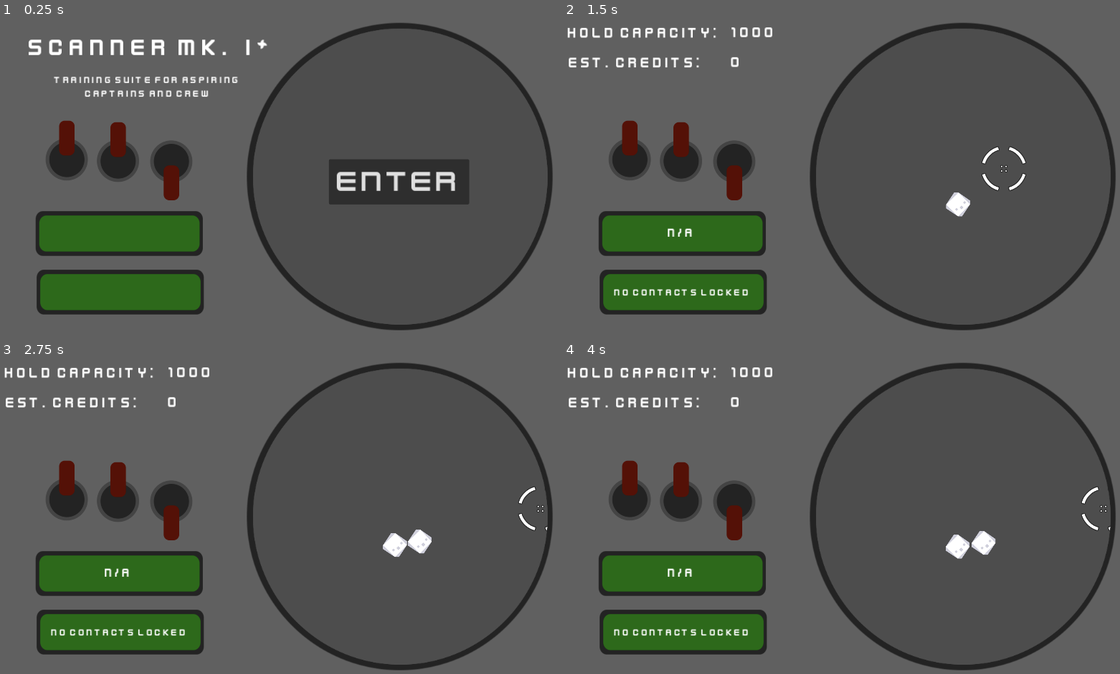
Above: before the commit, frames 1-4 (two rows, left to right).
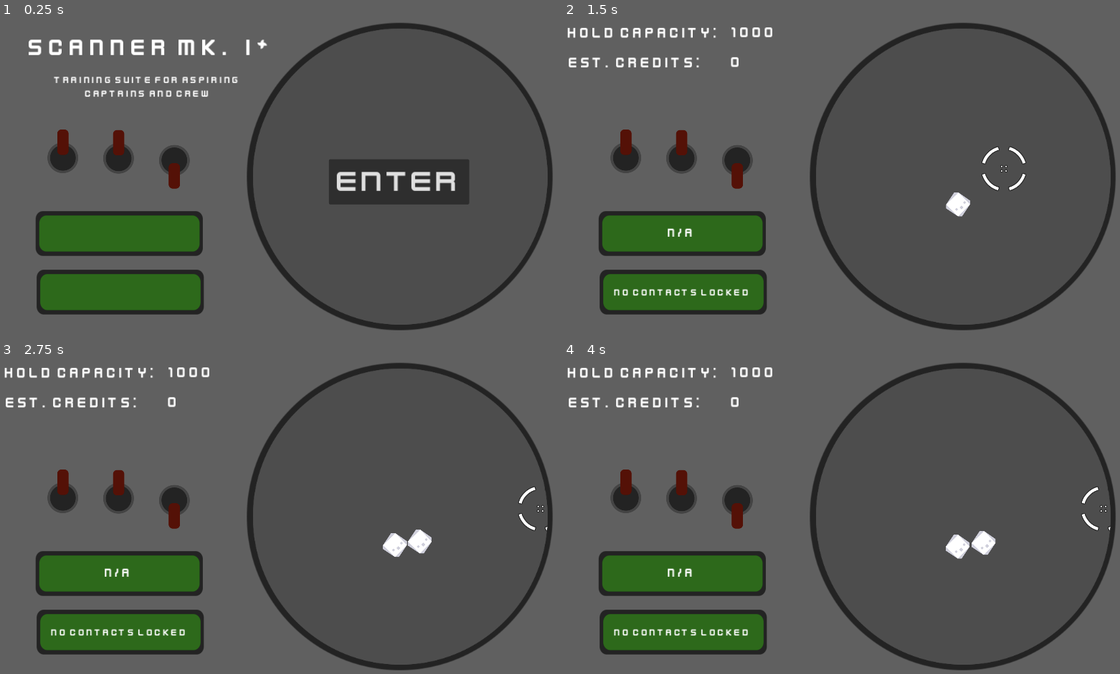
Above: after the commit, the same moments.

Repository: ubcs-io/simple_scanner
Game: Godot game, scene res://main.tscn
Two runs of this game, one before a commit and one after it. Both use one fixed random seed, a clock stepped at 60 frames per second and the inputs below.
Inputs:
- Up to frame 1 (0.25 s): no input
- Up to frame 2 (1.5 s): click "Enter" at 0.5 s; tap Enter at 1.25 s; hold D (move_right) from 1.28 s (still down); hold Space (space) from 1.28 s (still down)
- Up to frame 3 (2.75 s): release D (move_right) at 2.03 s; release Space (space) at 2.03 s; hold S (move_down) from 2.03 s (still down); tap Space (space) at 2.1 s
- Up to frame 4 (4 s): tap Space (space) at 2.75, 3.6 s; release S (move_down) at 2.78 s; hold D (move_right) 2.78-3.53 s; hold Space (space) 2.78-3.53 s; tap Enter at 3.5 s; hold W (move_up) from 3.53 s (still down)

The runs differ from the first frame. In frame 1, 1.7% of the frame differs, in the area x 8-35%, y 32-58%; in frame 2, 1.7%; in frame 3, 1.7%; in frame 4, 1.7%.

Commit message:
Add new animations for hovering

Diff:
--- a/contacts/asteroid.gd
+++ b/contacts/asteroid.gd
@@ -37,3 +37,9 @@
 
 	if position.distance_to(Vector2(820, 315)) > 300:
 		self.queue_free()
+
+func isolate():
+	$sprite.animation = "isolated"
+
+func deselect():
+	$sprite.animation = "default"
--- a/contacts/asteroid.tscn
+++ b/contacts/asteroid.tscn
@@ -1,7 +1,9 @@
-[gd_scene load_steps=5 format=3 uid="uid://dwn6u82lnhgb4"]
+[gd_scene load_steps=7 format=3 uid="uid://dwn6u82lnhgb4"]
 
 [ext_resource type="Script" path="res://contacts/asteroid.gd" id="1_xigtp"]
 [ext_resource type="Texture2D" uid="uid://cbyi4l2rnppa2" path="res://assets/icons/meteor_squareDetailedLarge.png" id="2_p08oh"]
+[ext_resource type="Texture2D" uid="uid://crdbc1sihqp7y" path="res://assets/crosshairs/Outline/crosshair122.png" id="3_6getn"]
+[ext_resource type="Texture2D" uid="uid://dfs1ie2fxli2a" path="res://assets/crosshairs/Outline/crosshair121.png" id="4_632tb"]
 
 [sub_resource type="SpriteFrames" id="SpriteFrames_8dwoj"]
 animations = [{
@@ -12,6 +14,17 @@
 "loop": true,
 "name": &"default",
 "speed": 5.0
+}, {
+"frames": [{
+"duration": 1.0,
+"texture": ExtResource("3_6getn")
+}, {
+"duration": 1.0,
+"texture": ExtResource("4_632tb")
+}],
+"loop": true,
+"name": &"isolated",
+"speed": 5.0
 }]
 
 [sub_resource type="CircleShape2D" id="CircleShape2D_kfmgx"]
@@ -20,8 +33,9 @@
 [node name="asteroid" type="RigidBody2D"]
 gravity_scale = 0.0
 script = ExtResource("1_xigtp")
+metadata/_edit_group_ = true
 
-[node name="AnimatedSprite2D2" type="AnimatedSprite2D" parent="."]
+[node name="sprite" type="AnimatedSprite2D" parent="."]
 scale = Vector2(0.5, 0.5)
 sprite_frames = SubResource("SpriteFrames_8dwoj")
 
--- a/contacts/data.gd
+++ b/contacts/data.gd
@@ -35,3 +35,9 @@
 
 	if position.distance_to(Vector2(820, 315)) > 300:
 		self.queue_free()
+
+func isolate():
+	$sprite.animation = "isolated"
+
+func deselect():
+	$sprite.animation = "default"
--- a/contacts/data.tscn
+++ b/contacts/data.tscn
@@ -1,7 +1,9 @@
-[gd_scene load_steps=5 format=3 uid="uid://686omov3buvv"]
+[gd_scene load_steps=7 format=3 uid="uid://686omov3buvv"]
 
 [ext_resource type="Script" path="res://contacts/data.gd" id="1_nnnsj"]
 [ext_resource type="Texture2D" uid="uid://cttwvcmbjg11d" path="res://assets/crosshairs/White/crosshair073.png" id="2_lm5e8"]
+[ext_resource type="Texture2D" uid="uid://crdbc1sihqp7y" path="res://assets/crosshairs/Outline/crosshair122.png" id="3_po68p"]
+[ext_resource type="Texture2D" uid="uid://dfs1ie2fxli2a" path="res://assets/crosshairs/Outline/crosshair121.png" id="4_me72t"]
 
 [sub_resource type="SpriteFrames" id="SpriteFrames_8dwoj"]
 animations = [{
@@ -12,6 +14,17 @@
 "loop": true,
 "name": &"default",
 "speed": 5.0
+}, {
+"frames": [{
+"duration": 2.0,
+"texture": ExtResource("3_po68p")
+}, {
+"duration": 1.0,
+"texture": ExtResource("4_me72t")
+}],
+"loop": true,
+"name": &"isolated",
+"speed": 5.0
 }]
 
 [sub_resource type="CapsuleShape2D" id="CapsuleShape2D_mbyr1"]
@@ -21,8 +34,9 @@
 [node name="data" type="RigidBody2D"]
 gravity_scale = 0.0
 script = ExtResource("1_nnnsj")
+metadata/_edit_group_ = true
 
-[node name="AnimatedSprite2D2" type="AnimatedSprite2D" parent="."]
+[node name="sprite" type="AnimatedSprite2D" parent="."]
 scale = Vector2(0.5, 0.5)
 sprite_frames = SubResource("SpriteFrames_8dwoj")
 
--- a/contacts/object.gd
+++ b/contacts/object.gd
@@ -35,3 +35,9 @@
 
 	if position.distance_to(Vector2(820, 315)) > 300:
 		self.queue_free()
+
+func isolate():
+	$sprite.animation = "isolated"
+
+func deselect():
+	$sprite.animation = "default"
--- a/contacts/object.tscn
+++ b/contacts/object.tscn
@@ -1,7 +1,9 @@
-[gd_scene load_steps=5 format=3 uid="uid://q6to7483l0w7"]
+[gd_scene load_steps=7 format=3 uid="uid://q6to7483l0w7"]
 
 [ext_resource type="Script" path="res://contacts/object.gd" id="1_707xu"]
 [ext_resource type="Texture2D" uid="uid://jq2ru2ml4aw4" path="res://assets/crosshairs/White/crosshair098.png" id="2_2k3v5"]
+[ext_resource type="Texture2D" uid="uid://dfs1ie2fxli2a" path="res://assets/crosshairs/Outline/crosshair121.png" id="3_32o8b"]
+[ext_resource type="Texture2D" uid="uid://crdbc1sihqp7y" path="res://assets/crosshairs/Outline/crosshair122.png" id="4_xx65g"]
 
 [sub_resource type="SpriteFrames" id="SpriteFrames_8dwoj"]
 animations = [{
@@ -12,6 +14,17 @@
 "loop": true,
 "name": &"default",
 "speed": 5.0
+}, {
+"frames": [{
+"duration": 2.0,
+"texture": ExtResource("3_32o8b")
+}, {
+"duration": 1.0,
+"texture": ExtResource("4_xx65g")
+}],
+"loop": true,
+"name": &"isolated",
+"speed": 5.0
 }]
 
 [sub_resource type="CircleShape2D" id="CircleShape2D_kfmgx"]
@@ -20,8 +33,9 @@
 [node name="object" type="RigidBody2D"]
 gravity_scale = 0.0
 script = ExtResource("1_707xu")
+metadata/_edit_group_ = true
 
-[node name="AnimatedSprite2D2" type="AnimatedSprite2D" parent="."]
+[node name="sprite" type="AnimatedSprite2D" parent="."]
 scale = Vector2(0.5, 0.5)
 sprite_frames = SubResource("SpriteFrames_8dwoj")
 
--- a/cursor.gd
+++ b/cursor.gd
@@ -63,6 +63,11 @@
 	on_contact = current_contact
 	hit.emit()
 
+	body.isolate();
+
+	# Consider pinning the cursor movement to the contact
+	#body.get_movement();
+
 	print(contacts_covered)
 
 	# Send a connected call to the server indicating it's been isolated
@@ -74,6 +79,8 @@
 		current_contact = instance_from_id(int(contact_id))
 	else:
 		on_contact = null
+
+	body.deselect();
 
 func lock_contact(body):
 	if body.is_in_group("contacts"):
--- a/hud.tscn
+++ b/hud.tscn
@@ -1,11 +1,31 @@
-[gd_scene load_steps=9 format=3 uid="uid://dq1ok16w3lado"]
+[gd_scene load_steps=11 format=3 uid="uid://dq1ok16w3lado"]
 
 [ext_resource type="Script" path="res://hud.gd" id="1_uydfi"]
 [ext_resource type="Texture2D" uid="uid://20f7xajwg52f" path="res://assets/ui_components/plate.png" id="2_du02q"]
 [ext_resource type="Texture2D" uid="uid://cur721q1l6nnb" path="res://assets/ui_components/button.png" id="3_oqdjm"]
-[ext_resource type="Texture2D" uid="uid://q27f3l0wlyg8" path="res://assets/ui_components/switch.png" id="4_d0ovp"]
+[ext_resource type="Texture2D" uid="uid://crrlf3nim8lek" path="res://assets/ui_components/switch_off.png" id="5_a1p1s"]
 [ext_resource type="FontFile" uid="uid://djoqjbmoesf7f" path="res://assets/fonts/Kenney Future.ttf" id="5_ciga5"]
+[ext_resource type="Texture2D" uid="uid://bhbigxu6t6vry" path="res://assets/ui_components/switch_on.png" id="6_bdos5"]
 [ext_resource type="FontFile" uid="uid://ba7rv3k4g33hl" path="res://assets/fonts/Kenney Future Narrow.ttf" id="6_mr2ve"]
+
+[sub_resource type="SpriteFrames" id="SpriteFrames_87hvv"]
+animations = [{
+"frames": [{
+"duration": 1.0,
+"texture": ExtResource("5_a1p1s")
+}],
+"loop": true,
+"name": &"off",
+"speed": 5.0
+}, {
+"frames": [{
+"duration": 1.0,
+"texture": ExtResource("6_bdos5")
+}],
+"loop": true,
+"name": &"on",
+"speed": 5.0
+}]
 
 [sub_resource type="InputEventAction" id="InputEventAction_v2qql"]
 action = &"start_game"
@@ -33,21 +53,25 @@
 scale = Vector2(0.719039, 0.797771)
 texture = ExtResource("3_oqdjm")
 
-[node name="Switch" type="Sprite2D" parent="ScannerOverlay"]
-position = Vector2(269.82, 302.5)
-scale = Vector2(0.565287, 0.565287)
-texture = ExtResource("4_d0ovp")
-
-[node name="Switch3" type="Sprite2D" parent="ScannerOverlay"]
-position = Vector2(376.82, 297.5)
-scale = Vector2(0.565287, 0.565287)
-texture = ExtResource("4_d0ovp")
-flip_v = true
-
-[node name="Switch2" type="Sprite2D" parent="ScannerOverlay"]
-position = Vector2(166.82, 299.5)
-scale = Vector2(0.565287, 0.565287)
-texture = ExtResource("4_d0ovp")
+[node name="a_switch_1" type="AnimatedSprite2D" parent="ScannerOverlay"]
+position = Vector2(141.174, 296.174)
+scale = Vector2(0.41242, 0.41242)
+sprite_frames = SubResource("SpriteFrames_87hvv")
+animation = &"on"
+frame_progress = 0.70204
+
+[node name="a_switch_2" type="AnimatedSprite2D" parent="ScannerOverlay"]
+position = Vector2(253.174, 297.174)
+scale = Vector2(0.41242, 0.41242)
+sprite_frames = SubResource("SpriteFrames_87hvv")
+animation = &"on"
+frame_progress = 0.472501
+
+[node name="a_switch_3" type="AnimatedSprite2D" parent="ScannerOverlay"]
+position = Vector2(364.174, 295.174)
+scale = Vector2(0.41242, 0.41242)
+sprite_frames = SubResource("SpriteFrames_87hvv")
+animation = &"off"
 
 [node name="Score_widget" type="Control" parent="."]
 layout_mode = 3
Binary file added: assets/ui_components/switch_off.png
Not shown, added: assets/ui_components/switch_off.png.import
Binary file added: assets/ui_components/switch_on.png
Not shown, added: assets/ui_components/switch_on.png.import
Not shown, added: assets/ui_components/.DS_Store
